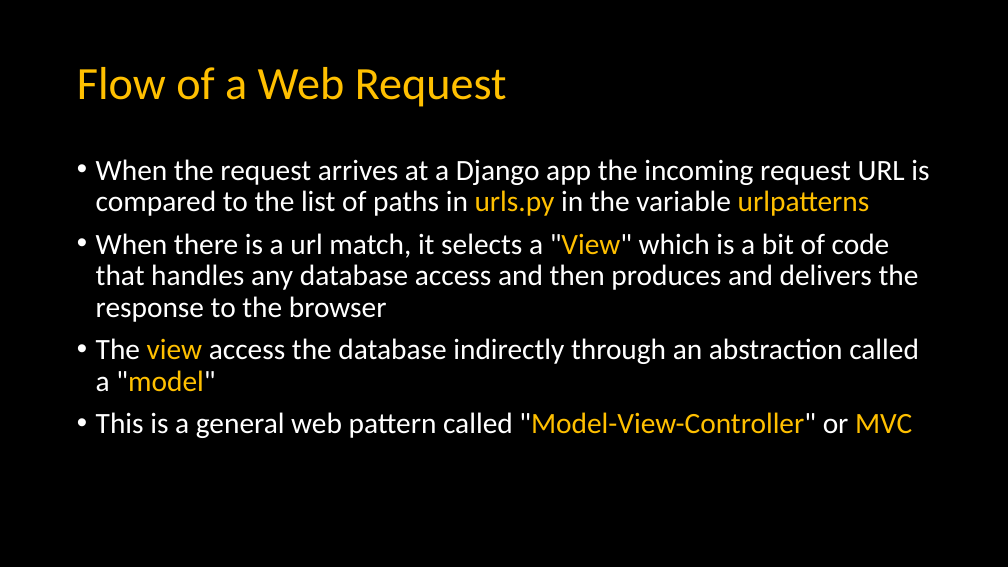
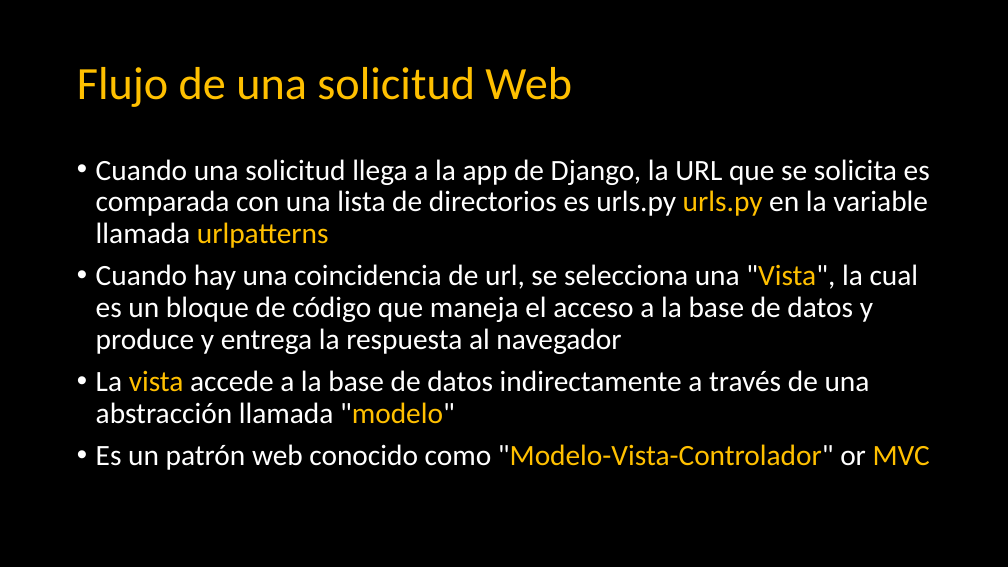
Before and after one commit to juancarlosvb78/dj4e, a slide deck: slide 4 of lectures/DJ-01-Hosting.pptx. Drawn at 1008x567 pixels with LibreOffice and Linux fonts; fonts in the diff are those of the drawing. Boxes give left, top, right and bottom in pixels: in the first picture for what was removed or moved away, otherwise in the second. Text is boxed around its words. In the diff, an @@ line names an element or a change of style, - is before the commit and + after.

```diff
--- a/lectures/DJ-01-Hosting.pptx
+++ b/lectures/DJ-01-Hosting.pptx
@@ title at bbox=[77, 67, 572, 107]: text changed @@
-Flow of a Web Request
+Flujo de una solicitud Web
@@ text at bbox=[96, 159, 930, 470]: text changed @@
-• When the request arrives at a Django app the incoming request URL is compared to the list of paths in urls.py in the variable urlpatterns
-• When there is a url match, it selects a "View" which is a bit of code that handles any database access and then produces and delivers the response to the browser
-• The view access the database indirectly through an abstraction called a "model"
-• This is a general web pattern called "Model-View-Controller" or MVC
+• Cuando una solicitud llega a la app de Django, la URL que se solicita es comparada con una lista de directorios es urls.py urls.py en la variable llamada urlpatterns
+• Cuando hay una coincidencia de url, se selecciona una "Vista", la cual es un bloque de código que maneja el acceso a la base de datos y produce y entrega la respuesta al navegador
+• La vista accede a la base de datos indirectamente a través de una abstracción llamada "modelo"
+• Es un patrón web conocido como "Modelo-Vista-Controlador" or MVC
```
Also in this commit, not shown: 13 other slides changed.
